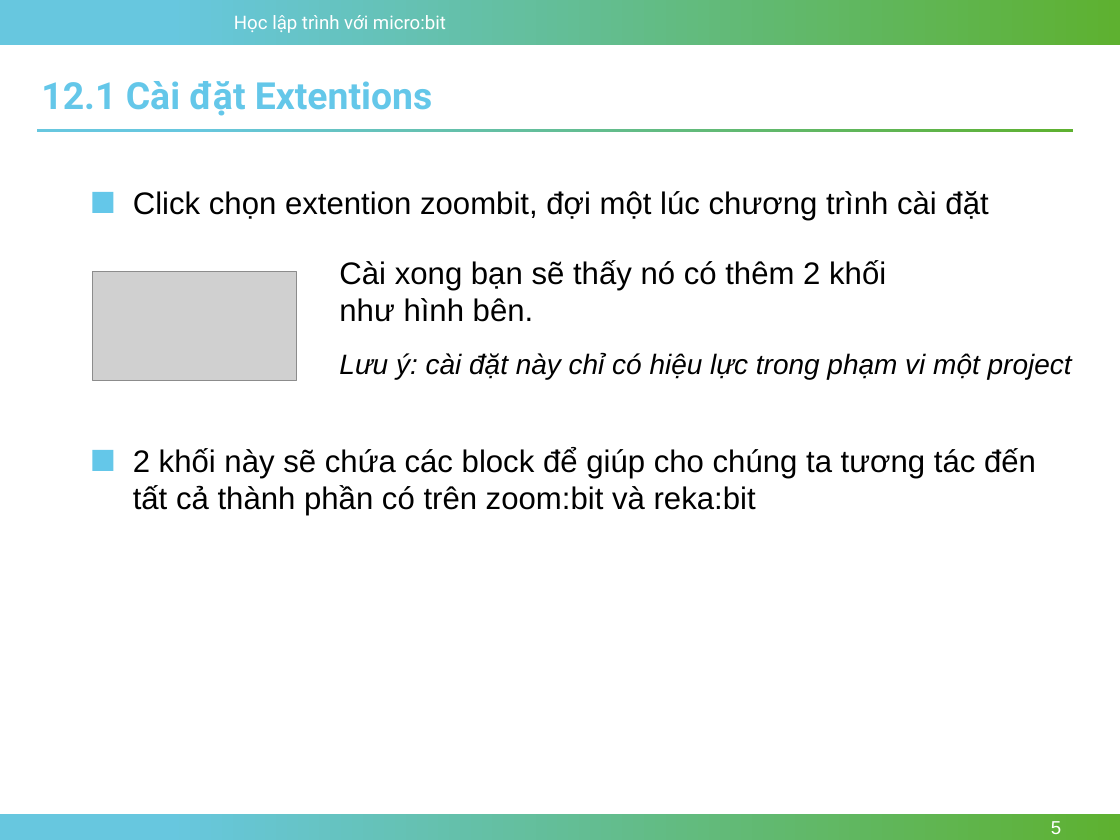
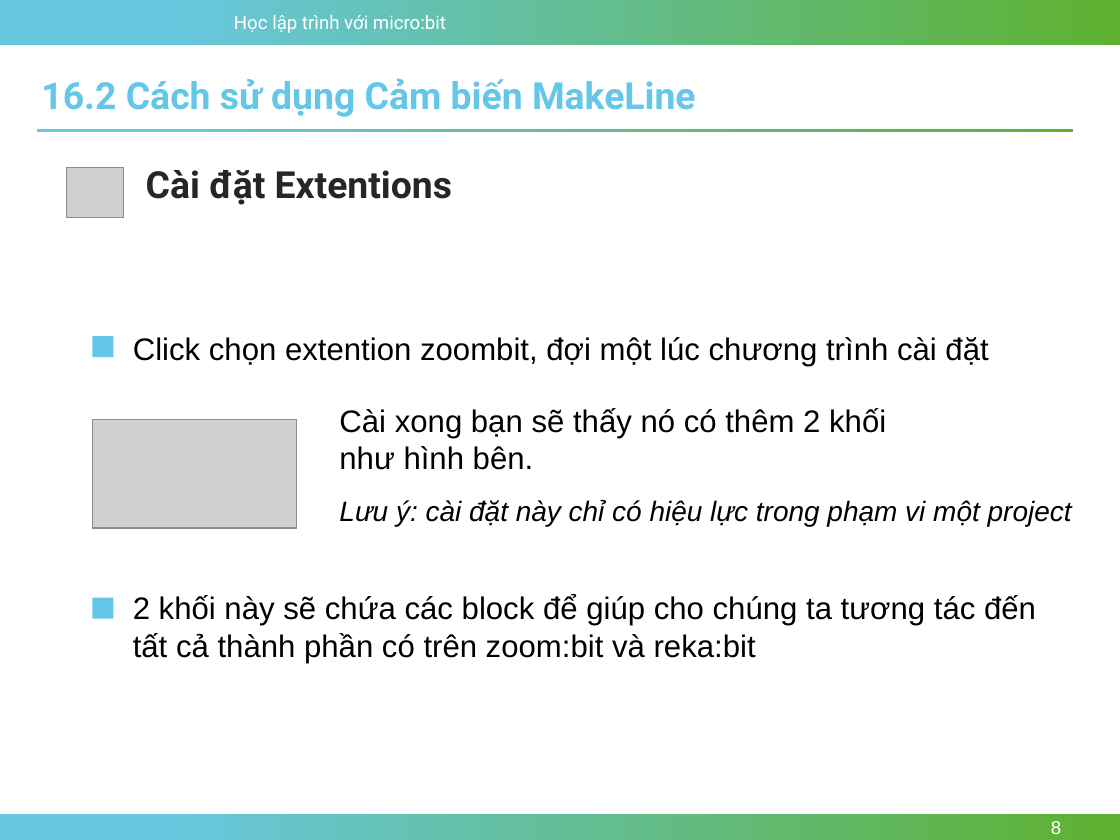
Before and after one commit to nhannn87dn/Learn-microbit, a slide deck: slide 8 of Lessions/Bai-16-Maker-Line-Sensor/Bai-16-Maker-Line-Sensor.pptx (slide 5 before the commit). Drawn at 1120x840 pixels with LibreOffice and Linux fonts; fonts in the diff are those of the drawing; grey boxes stand for pictures; background and template pictures are left out. Boxes give left, top, right and bottom in pixels: in the first picture for what was removed or moved away, otherwise in the second. Text is boxed around its words. In the diff, an @@ line names an element or a change of style, - is before the commit and + after.

```diff
--- a/Lessions/Bai-16-Maker-Line-Sensor/Bai-16-Maker-Line-Sensor.pptx
+++ b/Lessions/Bai-16-Maker-Line-Sensor/Bai-16-Maker-Line-Sensor.pptx
@@ text added at (41, 78, 696, 117), 24 pt, text #64C7E9, bold @@
+16.2 Cách sử dụng Cảm biến MakeLine
@@ picture added at (66, 167, 123, 217) @@
@@ text at (146, 170, 452, 205): text changed; text colour #64C7E9 to #262626 @@
-12.1 Cài đặt Extentions
+Cài đặt Extentions
@@ 2 texts, 1 rectangle: place and size @@
-2 texts, 1 rectangle at (93, 191, 988, 322)
+2 texts, 1 rectangle at (93, 336, 988, 470)
@@ 2 texts, 1 picture, 1 rectangle: place and size @@
-2 texts, 1 picture, 1 rectangle at (93, 272, 1072, 515)
+2 texts, 1 picture, 1 rectangle at (93, 420, 1072, 663)
@@ page number at (1051, 821, 1061, 834): text changed @@
-5
+8
```
Also in this commit, not shown: 2 other slides changed, 9 slides added, 7 slides removed, 2 other files.
